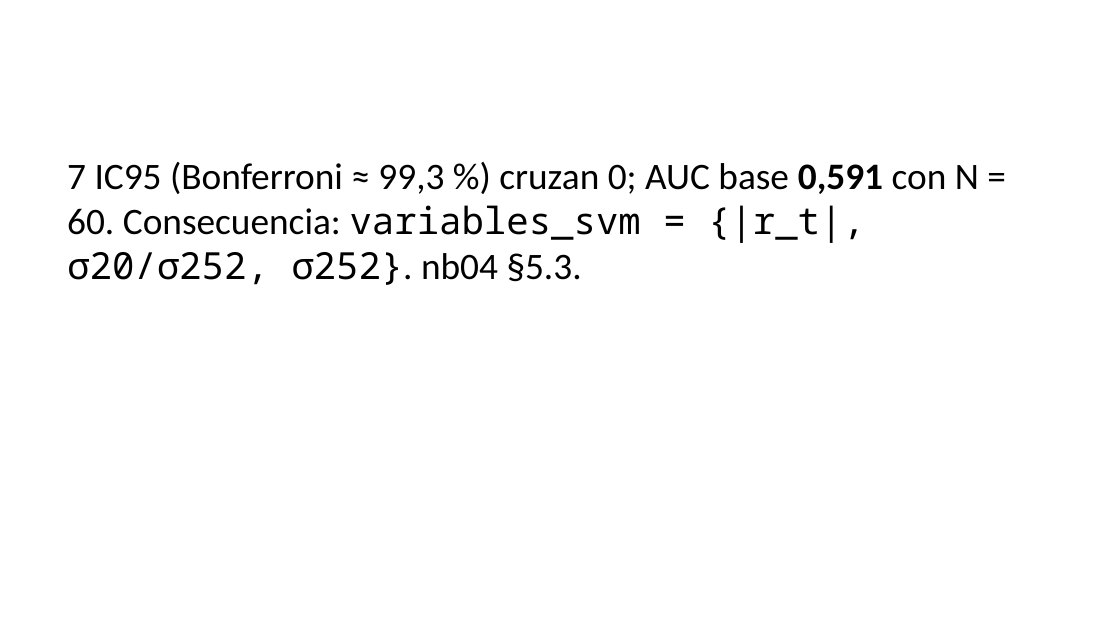
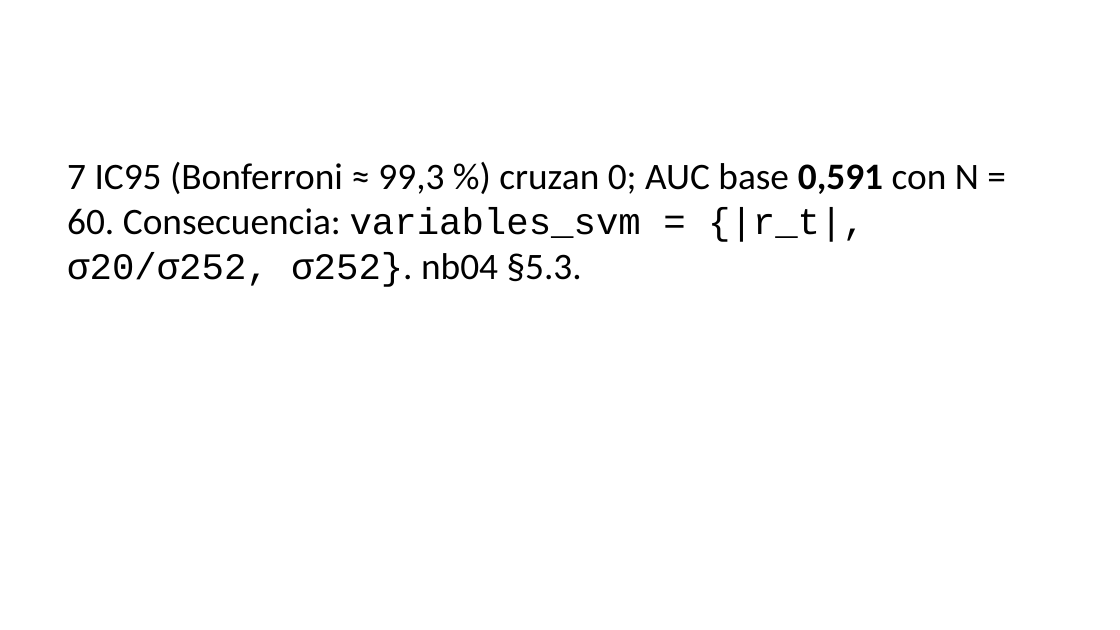
Before and after one commit to louis97/asistente-financiero, a slide deck: slide 14 of entregables/entrega_1/presentacion.pptx. Drawn at 1120x630 pixels with LibreOffice and Linux fonts; fonts in the diff are those of the drawing. Boxes give left, top, right and bottom in pixels: in the first picture for what was removed or moved away, otherwise in the second. Text is boxed around its words. In the diff, an @@ line names an element or a change of style, - is before the commit and + after.

```diff
--- a/entregables/entrega_1/presentacion.pptx
+++ b/entregables/entrega_1/presentacion.pptx
@@ text "7 IC95 (Bonferroni ≈ 99,3 ..." at <box>67,162,979,287</box>: font Noto Sans Mono to Courier New in "variables_svm = {|r_t|, σ20/σ252, σ252}." @@
```
Also in this commit, not shown: 3 other slides changed, 4 other files.
